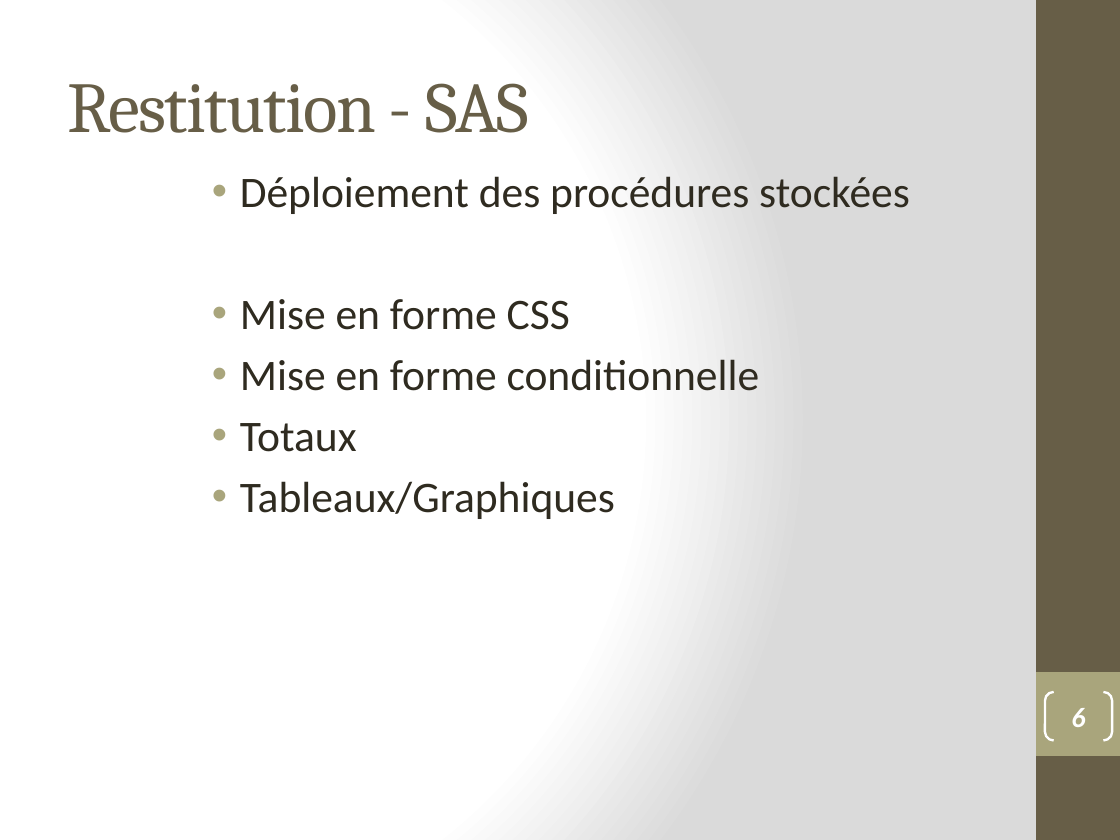
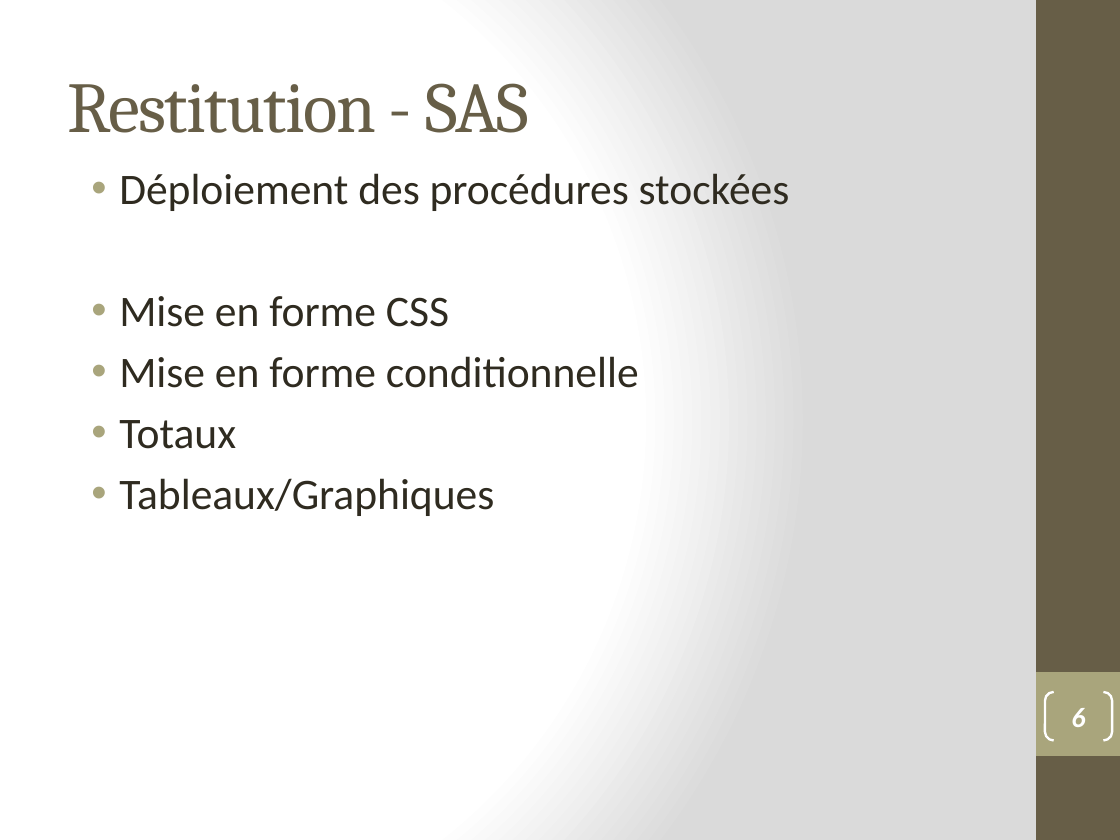
Before and after one commit to lobtec/dartiesgroupe2, a slide deck: slide 6 of PROJET/Presentation/PRE_26-01-11.pptx. Drawn at 1120x840 pixels with LibreOffice and Linux fonts; fonts in the diff are those of the drawing. Boxes give left, top, right and bottom in pixels: in the first picture for what was removed or moved away, otherwise in the second. Text is boxed around its words. In the diff, an @@ line names an element or a change of style, - is before the commit and + after.

```diff
--- a/PROJET/Presentation/PRE_26-01-11.pptx
+++ b/PROJET/Presentation/PRE_26-01-11.pptx
@@ text "Déploiement des procédures stockées": place and size @@
-text "Déploiement des procédures stockées" at [240,176,910,519]
+text "Déploiement des procédures stockées" at [119,173,790,516]
```
Also in this commit, not shown: 3 other slides changed, 3 slides added, 1 slide removed.
